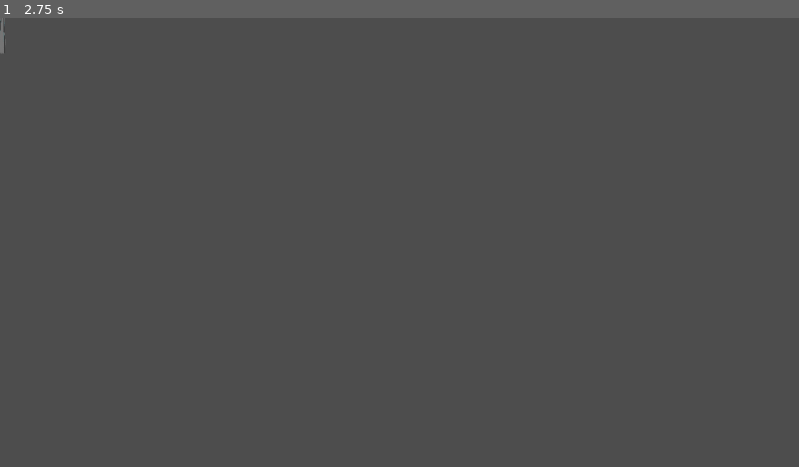
Above: before the commit, frame 1.
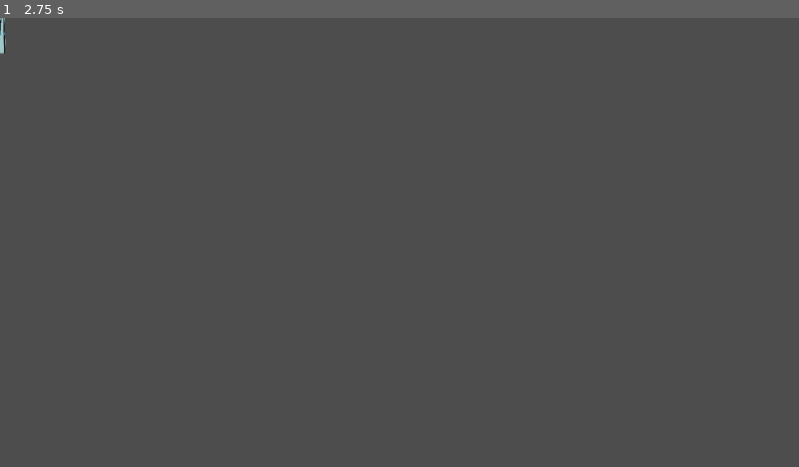
Above: after the commit, the same moment.

Repository: Lobbsterwaffles/Brocci
Game: Godot game, scene res://afterimage.tscn
Same seed, same stepped clock (60 frames per second), same inputs: the game is played once before the commit and once after it. This scene is started directly instead of the project's main scene.
Inputs:
- Up to frame 1 (2.75 s): tap Enter at 0.5, 2 s; tap A (a) at 0.6 s; tap D (d) at 0.8, 1.35 s; tap Space at 1.25 s; tap E (e) at 1.55, 2.1 s; tap S (s) at 2.3 s

The runs differ from the first frame. In frame 1, less than 0.1% of the frame differs, in the area x 0-1%, y 0-9%.
Error in both runs: Invalid operands 'Nil' and 'int' in operator '*'. (res://afterimage.gd:9)

Commit message:
menu fix

Diff:
--- a/GameOver.tscn
+++ b/GameOver.tscn
@@ -9,7 +9,8 @@
 grow_vertical = 2
 
 [node name="PanelContainer" type="PanelContainer" parent="." unique_id=2014313379]
-layout_mode = 0
+layout_mode = 1
+anchors_preset = -1
 anchor_left = 0.037326388
 anchor_top = 0.072530866
 anchor_right = 0.9696181
@@ -33,28 +34,21 @@
 horizontal_alignment = 1
 vertical_alignment = 1
 
-[node name="Button" type="Button" parent="PanelContainer/MarginContainer" unique_id=475919858]
-layout_mode = 2
+[node name="Button" type="Button" parent="." unique_id=1075748380]
+layout_mode = 0
+anchor_left = 0.4626736
+anchor_top = 0.65123457
+anchor_right = 0.54445356
+anchor_bottom = 0.72839504
+text = "Try Again!"
+metadata/_edit_use_anchors_ = true
 
-[node name="Label" type="Label" parent="PanelContainer/MarginContainer/Button" unique_id=1614159206]
+[node name="Button2" type="Button" parent="." unique_id=475919858]
 layout_mode = 0
-offset_left = 445.0
-offset_top = 430.0
-offset_right = 530.0
-offset_bottom = 453.0
+anchor_left = 0.4626736
+anchor_top = 0.7592593
+anchor_right = 0.5454233
+anchor_bottom = 0.8302469
+offset_top = -3.0517578e-05
 text = "Quit!"
-horizontal_alignment = 1
-vertical_alignment = 1
-
-[node name="Button" type="Button" parent="PanelContainer" unique_id=1075748380]
-layout_mode = 2
-
-[node name="Label" type="Label" parent="PanelContainer/Button" unique_id=2010851484]
-layout_mode = 0
-offset_left = 495.0
-offset_top = 439.0
-offset_right = 580.0
-offset_bottom = 462.0
-text = "Play Again!"
-horizontal_alignment = 1
-vertical_alignment = 1
+metadata/_edit_use_anchors_ = true
--- a/afterimage.tscn
+++ b/afterimage.tscn
@@ -17,13 +17,14 @@
 metadata/_custom_type_script = "uid://bxxnf2oioinf0"
 
 [node name="CollisionShape2D" type="CollisionShape2D" parent="." unique_id=1785404224]
+visible = false
 position = Vector2(0, -3)
 shape = SubResource("CapsuleShape2D_oy21j")
 debug_color = Color(1, 0, 0.75, 0.41960785)
 
 [node name="AnimatedSprite2D" type="Sprite2D" parent="." unique_id=2094150529]
-modulate = Color(1.3908411, 3.7351766, 4.4486694, 0.7254902)
-self_modulate = Color(4.3302517, 4.3302517, 4.3302517, 0.31764707)
+modulate = Color(1.3749679, 3.731215, 4.448333, 0.9372549)
+self_modulate = Color(0.9219859, 0.9219859, 0.9219859, 0.7294118)
 material = SubResource("ShaderMaterial_g008h")
 position = Vector2(4.9999995, 0)
 scale = Vector2(0.39705753, 0.39705753)
--- a/xporb.tscn
+++ b/xporb.tscn
@@ -11,10 +11,17 @@
 collision_mask = 0
 script = ExtResource("1_o8daq")
 
+[node name="green2" type="Sprite2D" parent="." unique_id=1232590059]
+modulate = Color(0.27, 0.27, 0.27, 0.74509805)
+position = Vector2(2.9802322e-08, 0)
+scale = Vector2(0.6145834, 0.61950004)
+texture = ExtResource("1_g77o2")
+
 [node name="green" type="Sprite2D" parent="." unique_id=1355271718]
 scale = Vector2(0.5, 0.504)
 texture = ExtResource("1_g77o2")
 
 [node name="CollisionShape2D" type="CollisionShape2D" parent="." unique_id=1368090625]
+visible = false
 scale = Vector2(1.799999, 1.799999)
 shape = SubResource("CircleShape2D_3omm3")
